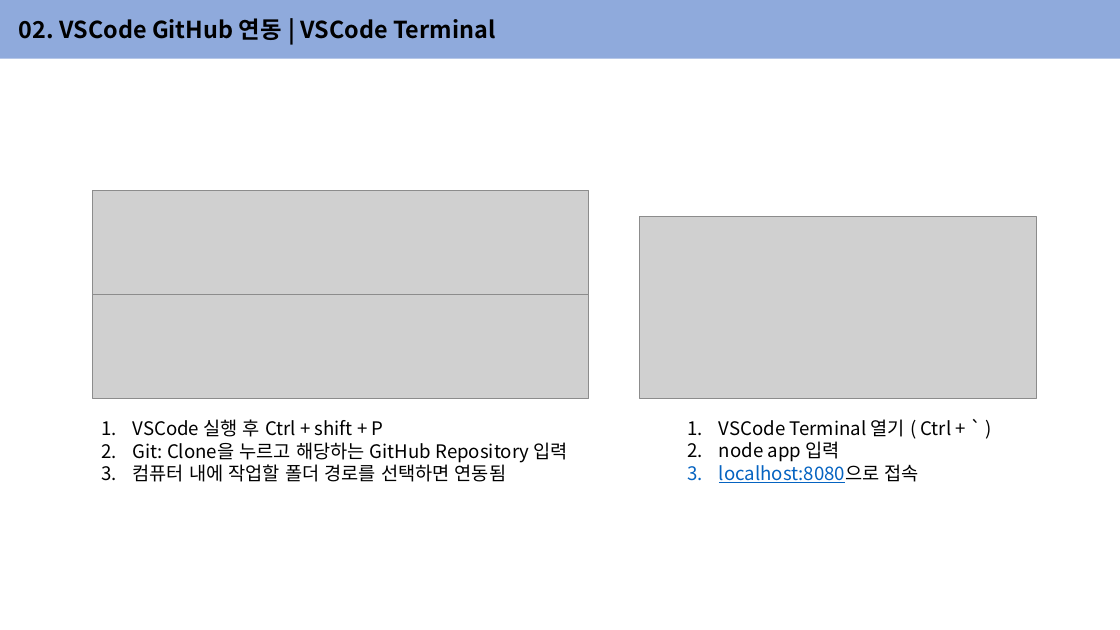
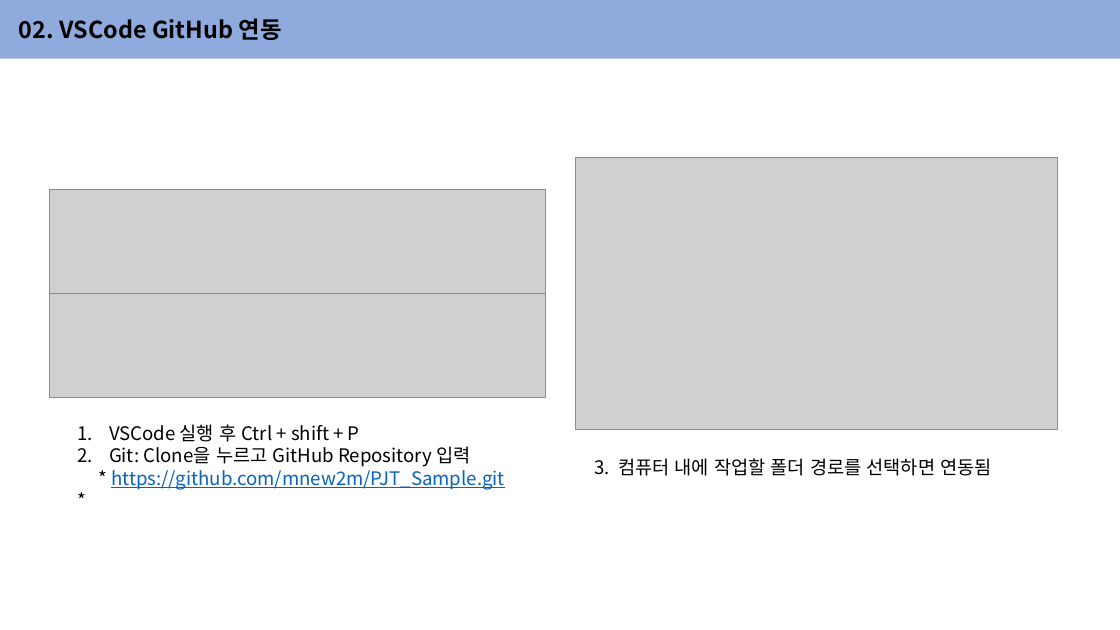
Before and after one commit to mnew2m/MC_Framework, a slide deck: slide 3 of Setting/VSCode Setting.pptx (slide 2 before the commit). Drawn at 1120x630 pixels with LibreOffice and Linux fonts; fonts in the diff are those of the drawing; grey boxes stand for pictures. Boxes give left, top, right and bottom in pixels: in the first picture for what was removed or moved away, otherwise in the second. Text is boxed around its words. In the diff, an @@ line names an element or a change of style, - is before the commit and + after.

```diff
--- a/Setting/VSCode Setting.pptx
+++ b/Setting/VSCode Setting.pptx
@@ text in rectangle at (x1=19, y1=18, x2=282, y2=40): text changed @@
-02. VSCode GitHub 연동 | VSCode Terminal
+02. VSCode GitHub 연동
@@ picture resized from (x1=639, y1=217, x2=1037, y2=399) to (x1=576, y1=158, x2=1059, y2=429) @@
@@ picture moved from (x1=92, y1=190, x2=588, y2=294) to (x1=50, y1=189, x2=545, y2=293) @@
@@ picture moved from (x1=92, y1=295, x2=588, y2=399) to (x1=50, y1=293, x2=545, y2=397) @@
@@ text "VSCode 실행 후 Ctrl + ..." moved from (x1=133, y1=419, x2=568, y2=482) to (x1=109, y1=424, x2=505, y2=490) @@
@@ text removed at (x1=719, y1=419, x2=952, y2=483) @@
-1. VSCode Terminal 열기 ( Ctrl + ` )
-2. node app 입력
-3. localhost:8080으로 접속
@@ text at (x1=109, y1=446, x2=505, y2=490): text changed; text colour #000000 to #0563C1 @@
-2. Git: Clone을 누르고 해당하는 GitHub Repository 입력
-3. 컴퓨터 내에 작업할 폴더 경로를 선택하면 연동됨
+2. Git: Clone을 누르고 GitHub Repository 입력
+* https://github.com/mnew2m/PJT_Sample.git *
@@ text added at (x1=594, y1=458, x2=991, y2=476), 16 pt, text #000000 @@
+3. 컴퓨터 내에 작업할 폴더 경로를 선택하면 연동됨
```
Also in this commit, not shown: 2 other slides changed, 4 slides added.
